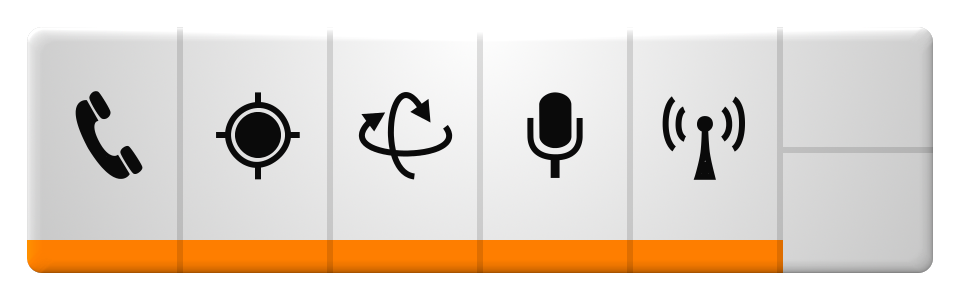
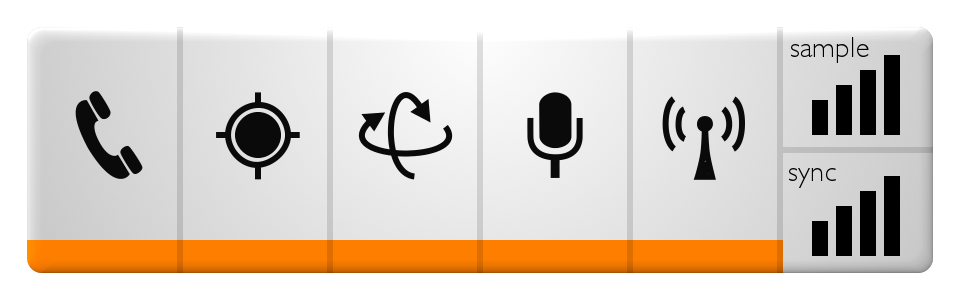
Revision of a layered (960, 300) image; what changed, layer by layer:
added layer "sync" above "sample" over (789, 168, 836, 188)
added layer "sample" above "sample bars" over (791, 37, 869, 63)
added layer "sample bars" above "sync bars" over (812, 55, 900, 135)
added layer "sync bars" above "bg off" over (812, 176, 900, 256)
